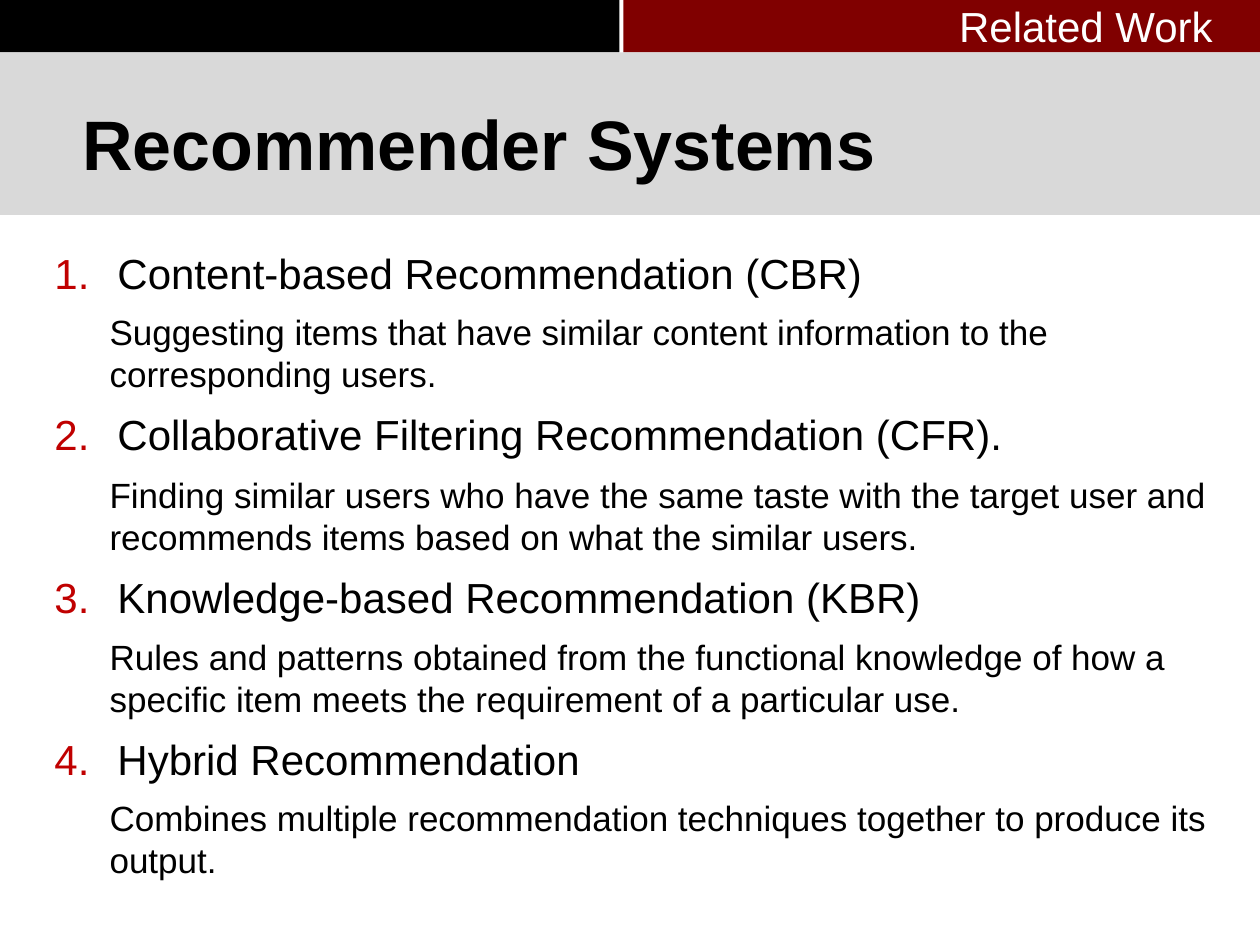
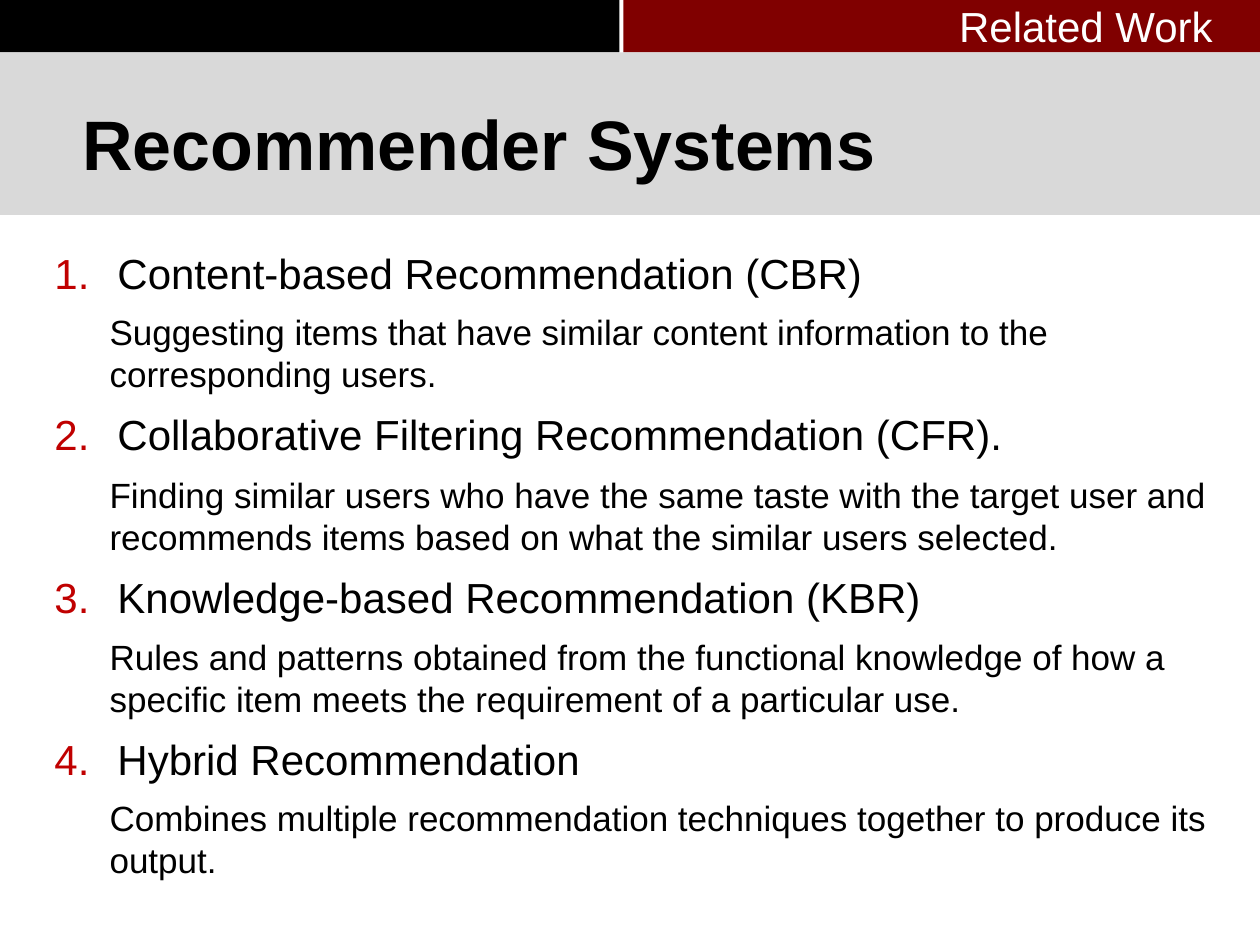
Before and after one commit to pkushiqiang/thesis, a slide deck: slide 10 of media/Master's thesis-3.pptx (slide 11 before the commit). Drawn at 1260x945 pixels with LibreOffice and Linux fonts; fonts in the diff are those of the drawing; background and template pictures are left out. Boxes give left, top, right and bottom in pixels: in the first picture for what was removed or moved away, otherwise in the second. Text is boxed around its words. In the diff, an @@ line names an element or a change of style, - is before the commit and + after.

```diff
--- a/media/Master's thesis-3.pptx
+++ b/media/Master's thesis-3.pptx
@@ text at (x1=110, y1=482, x2=1205, y2=551): text changed @@
-    Finding similar users who have the same taste with the target user and recommends items based on what the similar users.
+    Finding similar users who have the same taste with the target user and recommends items based on what the similar users selected.
```
Also in this commit, not shown: 9 other slides changed, 1 slide removed.
